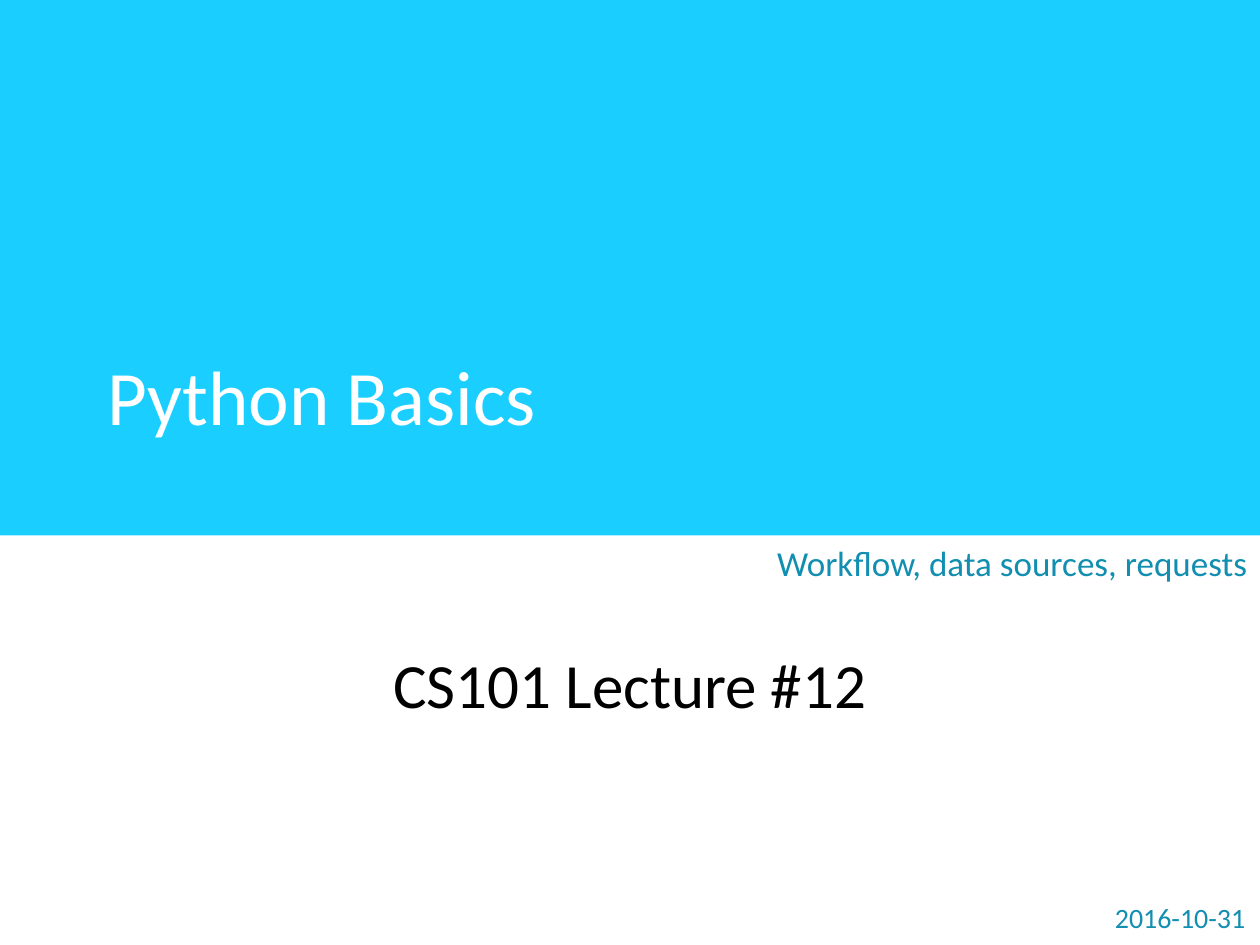
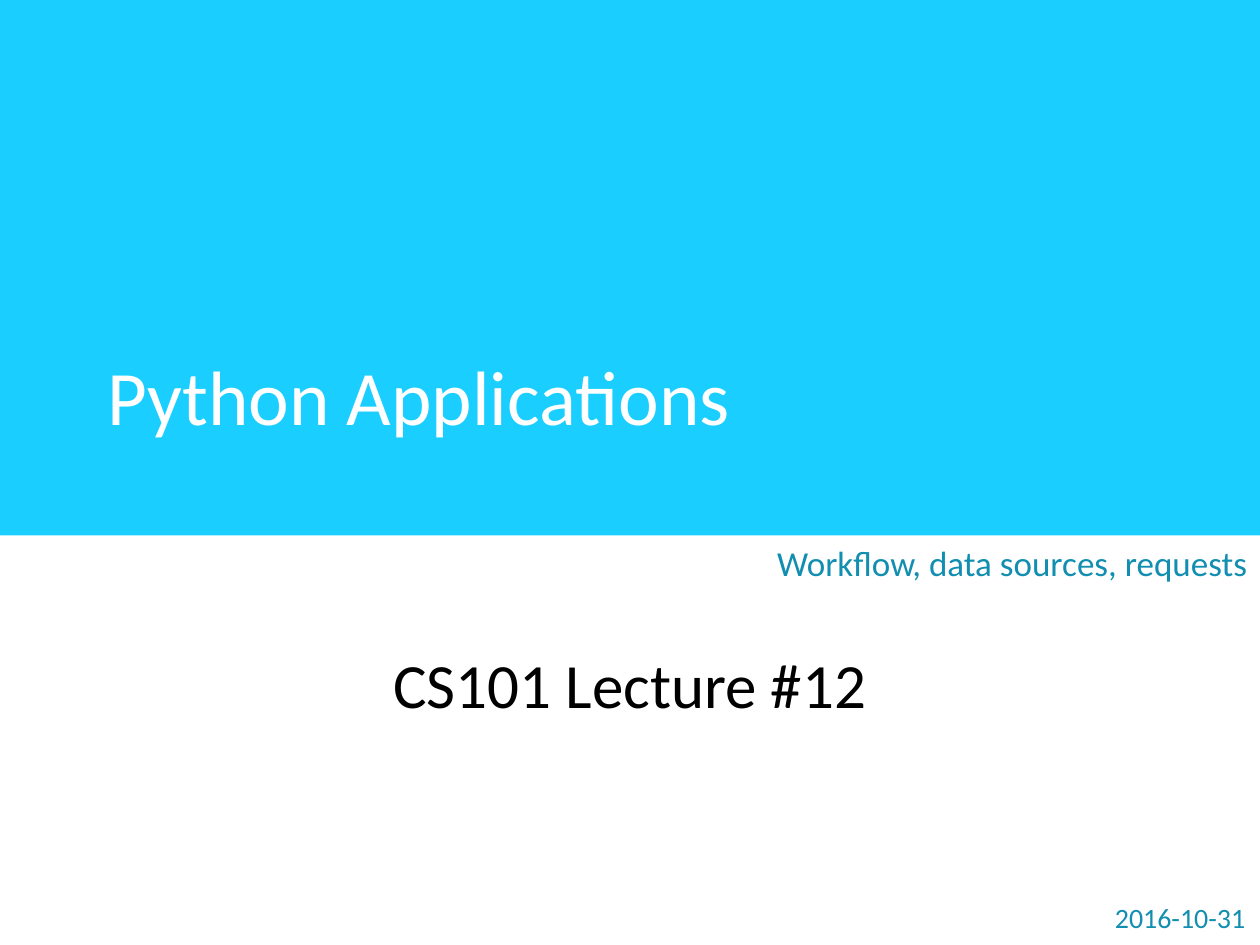
Before and after one commit to zichengliao/zuics101-fa17, a slide deck: slide 1 of lectures/lec12/lec12.pptx. Drawn at 1260x945 pixels with LibreOffice and Linux fonts; fonts in the diff are those of the drawing. Boxes give left, top, right and bottom in pixels: in the first picture for what was removed or moved away, otherwise in the second. Text is boxed around its words. In the diff, an @@ line names an element or a change of style, - is before the commit and + after.

```diff
--- a/lectures/lec12/lec12.pptx
+++ b/lectures/lec12/lec12.pptx
@@ title at (107, 371, 730, 438): text changed @@
-Python Basics
+Python Applications
```
Also in this commit, not shown: 4 other slides changed.
